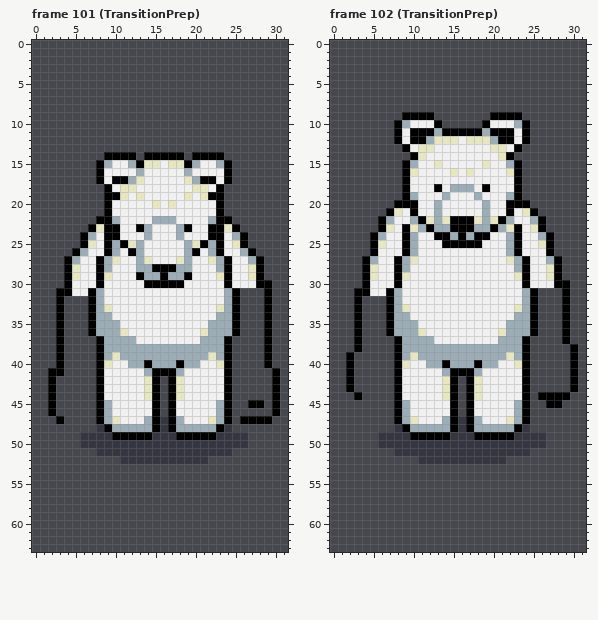
File history of a pixel-art file, art/player.aseprite. The picture above is the old version.
32x64 pixels, 114 frames. Shown: frame 101 (TransitionPrep), frame 102 (TransitionPrep). The commit also changed other frames, which this record leaves out.
New version:
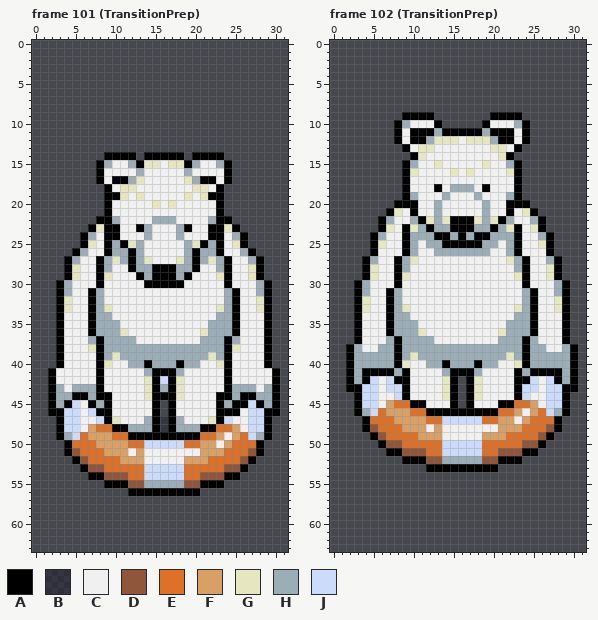
Palette (. is transparent): A #000000  B #22203473  C #f0f0f0  D #8f563b  E #df7126  F #d9a066  G #e6e6c0  H #9badb7  J #cbdbfc
From old to new:
layer "Layer 4" now shown
Changed rows in their new state; - is an unchanged pixel.
Frame 101 (TransitionPrep), layer "Layer 4":
first column x 3:
26 --------H---------H--------
27 --------HA-------AH--------
28 ---------A-------A---------
29 ------------A-A------------
30 AH-----------------------H-
31 -H---------------------CCH-
32 -GCC-------------------CCG-
33 -GCC-------------------CCG-
34 -CCC-------------------CCC-
35 -CCC-------------------CCC-
36 -CCC-------------------CCC-
37 -CCCH-----------------HCCC-
38 -CCCG-----------------GCCC-
39 -CCCC-----------------CCCC-
40 -CCCC-----------------CCCC-
41 CCCCC-----------------CCCCC
42 CCCCC--------J--------CCCCC
43 HCHHH--------H--------HHHCH
44 HHAAH-A------A------A-HAAHH
45 HAJCAHA-------------AHAAJ-H
46 AJJCJ-A-------------A-ACJJA
47 -JJCCJA-------------AJCCJJ-
48 AJJCFEEAA---------AAEEFCJJA
49 AHJEFFFEE---AAA---EEFCFEJHA
50 -AEEEFFFFEEJJJJJEEFFCFEEEA-
51 -ADEEEFFFCFCCCCCCCFFFEEEDA-
52 --ADEEEEFFFCCCCCFFFEEEEDA--
53 ---ADDEEEEEJJJJJEEEEEDDA---
54 ----AADDDEEJJJJJEEDDDAA----
55 ------AAADDHHHHHDDAAA------
56 ---------AAAAAAAAA---------
Frame 102 (TransitionPrep), layer "Layer 4":
first column x 11:
24 HH-------HH
25 -HH-----HH-
26 --HHHHHHH--
first column x 2:
30 -AH-----------------------H-
31 --H---------------------CCH-
32 --GCC-------------------CCG-
33 --GCC-------------------CCG-
34 --CCC-------------------CCC-
35 --CCC-------------------CCC-
36 --CCC-------------------CCC-
37 --CCCH-----------------HCCC-
38 AHCCHH-----------------HHCCH
39 -HHHHH-----------------HHHHH
40 -HHHHH-----------------HHHHH
41 -HAAAAHA-------------AHAAAAH
42 -HAJCJ-A-------------A-JCJAH
43 -AJJCJJA-------------AJJCJJA
44 --JJCCJA-------------AJCCJJ-
45 -AJJCFEEAA---------AAEEFCJJA
46 -AHJEFFFEEAAA-A-AAAEEFCFEJHA
47 --AEEEFFFFEEJJJJJEEFFCFEEEA-
48 --ADEEEFFFCFCCCCCCCFFFEEEDA-
49 ---ADEEEEFFFCCCCCFFFEEEEDA--
50 ----ADDEEEEEJJJJJEEEEEDDA---
51 -----AADDDEEJJJJJEEDDDAA----
52 -------AAADDHHHHHDDAAA------
53 ----------AAAAAAAAA---------
